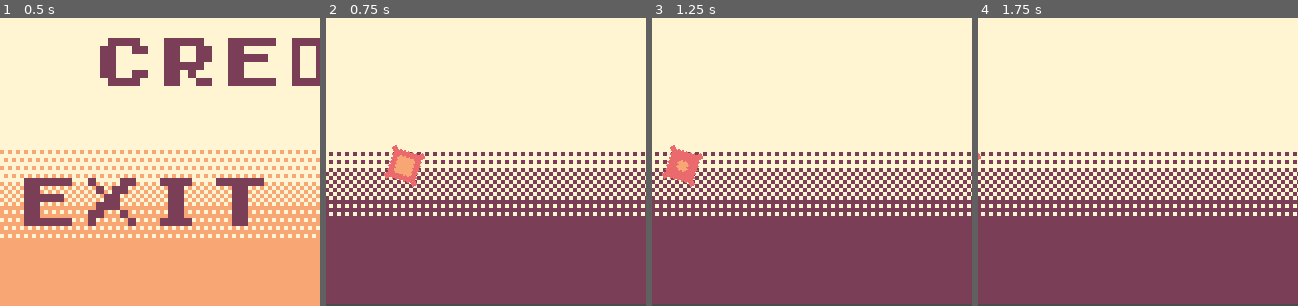
Above: before the commit, frames 1-4 (left to right).
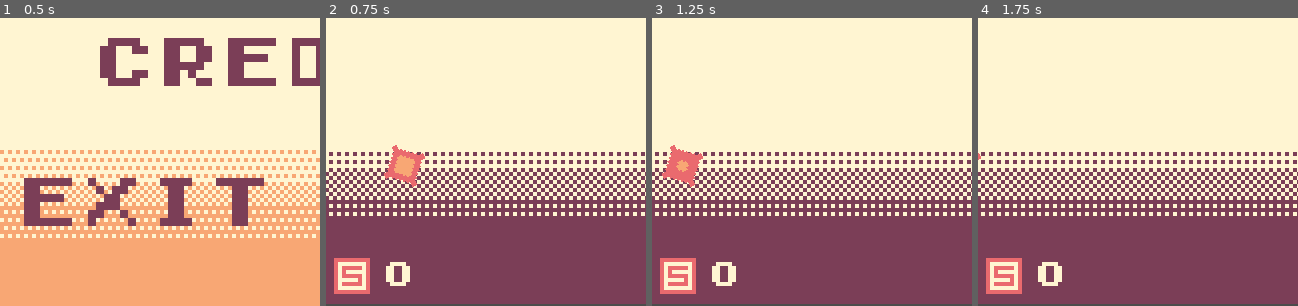
Above: after the commit, the same moments.

Repository: jdbuenol/ShootEmGB
Game: Godot game, scene res://ShootEmGB.tscn
The game is run twice, just before and just after one commit, with the same random seed, the same clock (stepped at 60 frames per second) and the same inputs.
Inputs:
- Up to frame 1 (0.5 s): no input
- Up to frame 2 (0.75 s): tap Enter (start) at 0.5 s; hold Up (ui_up) from 0.53 s (still down); tap X (basic_attack) at 0.6 s
- Up to frame 3 (1.25 s): keep holding Up (ui_up); tap C (special_attack) at 0.8 s
- Up to frame 4 (1.75 s): release Up (ui_up) at 1.28 s; hold Down (ui_down) from 1.28 s (still down); tap C (special_attack) at 1.35 s; tap Enter (start) at 1.55 s
The pictures show only the part of the screen within x 1-51%, y 50-100%; the shares and areas given below are measured in that part.

Frame 1 is identical in both runs. In frame 2, 1.8% of the frame differs, in the area x 2-27%, y 83-96%; in frame 3, 1.8%; in frame 4, 1.8%.

Commit message:
upgrades

Diff:
--- a/enemies/big_enemy_ship.gd
+++ b/enemies/big_enemy_ship.gd
@@ -7,6 +7,10 @@
 var flashing : int = 0
 
 const ENEMY_BULLET : PackedScene = preload("res://enemies/enemy_bullet.tscn")
+const LASER_UPGRADE : PackedScene = preload("res://upgrades/laser_upgrade.tscn")
+const SUPER_UPGRADE : PackedScene = preload("res://upgrades/super_upgrade.tscn")
+
+var upgrades : Array = [LASER_UPGRADE, SUPER_UPGRADE]
 
 # Called when the node enters the scene tree for the first time.
 func _ready():
@@ -44,6 +48,8 @@
 			$Sprite.queue_free()
 			$VisibilityNotifier2D.queue_free()
 			$AttackTimer.queue_free()
+			if rand_range(0, 1) > 0.5:
+				call_deferred("drop_upgrade")
 			$CollisionShape2D.queue_free()
 			$Particles2D.queue_free()
 			$AnimationPlayer2.play("death")
@@ -79,3 +85,9 @@
 # too much time in screen is dead
 func _on_screenTimer_timeout():
 	queue_free()
+
+# Drops a laser upgrade or a bomb
+func drop_upgrade():
+	var upgrade : Area2D = upgrades[int(rand_range(0, upgrades.size()))].instance()
+	get_parent().add_child(upgrade)
+	upgrade.global_position = global_position
--- a/enemies/enemy_ship.gd
+++ b/enemies/enemy_ship.gd
@@ -4,6 +4,10 @@
 var rng : int = 0
 
 const ENEMY_BULLET : PackedScene = preload("res://enemies/enemy_bullet.tscn")
+const LASER_UPGRADE : PackedScene = preload("res://upgrades/laser_upgrade.tscn")
+const SUPER_UPGRADE : PackedScene = preload("res://upgrades/super_upgrade.tscn")
+
+var upgrades : Array = [LASER_UPGRADE, SUPER_UPGRADE]
 
 # Called when the node enters the scene tree for the first time.
 func _ready():
@@ -33,9 +37,12 @@
 	$Sprite.queue_free()
 	$AttackTimer.queue_free()
 	$VisibilityNotifier2D.queue_free()
+	if rand_range(0, 1) > 0.5:
+		call_deferred("drop_upgrade")
 	$CollisionShape2D.queue_free()
 	$Particles2D.queue_free()
 	$AnimationPlayer2.play("death")
+
 
 #queue free when animation of death ends
 func _on_AnimationPlayer2_animation_finished(anim_name):
@@ -60,3 +67,9 @@
 # Too much time in screen is dead
 func _on_screenTimer_timeout():
 	queue_free()
+
+# Drops a laser upgrade or a bomb
+func drop_upgrade():
+	var upgrade : Area2D = upgrades[int(rand_range(0, upgrades.size()))].instance()
+	get_parent().add_child(upgrade)
+	upgrade.global_position = global_position
--- a/ship/ship.gd
+++ b/ship/ship.gd
@@ -10,11 +10,15 @@
 var enemies : Array = [ENEMY_SHIP, BIG_ENEMY_SHIP, ENEMY_ASTEROID]
 var velocity : Vector2 = Vector2()
 var attack : bool = false
+var triple_laser : bool = false
+var super_counter : int = 0
+var super_cooldown : bool = false
 
 # Called when the node enters the scene tree for the first time.
 func _ready():
 	randomize()
 	$AnimationPlayer.play("default")
+	$CanvasLayer/Label.add_color_override("font_color", get_parent().ice_cream)
 
 # This executes every frame
 func _physics_process(_delta):
@@ -27,7 +31,18 @@
 
 	if Input.is_action_just_pressed("basic_attack"):
 		if !attack:
-			basic_attack()
+			if triple_laser:
+				upgraded_attack()
+			else:
+				basic_attack()
+
+	if Input.is_action_just_pressed("special_attack"):
+		if !super_cooldown and super_counter > 0:
+			super_cooldown = true
+			get_parent().bomb()
+			super_counter -= 1
+			$CanvasLayer/Label.text = str(super_counter)
+
 	velocity.x = SPEED * 2
 # warning-ignore:return_value_discarded
 	move_and_slide(velocity)
@@ -50,6 +65,17 @@
 	get_parent().add_child(bullet)
 	bullet.global_position = $bullet.global_position
 
+#upgraded attack
+func upgraded_attack():
+	$AnimationPlayer2.play("attack")
+	attack = true
+	$AttackTimer.start()
+	for x in range(0, 3):
+		var bullet : Area2D = BULLET.instance()
+		get_parent().add_child(bullet)
+		bullet.global_position = $bullet.global_position
+		bullet.global_position.y = bullet.global_position.y + 4 - 4*x
+
 #Can attack again
 func _on_AttackTimer_timeout():
 	attack = false
@@ -65,3 +91,21 @@
 func get_hurt():
 	get_parent().game_over()
 	queue_free()
+
+#When get the laser upgrade
+func upgrade_laser():
+	triple_laser = true
+	$TripleLaser.start()
+
+#Laser upgrade time off
+func _on_TripleLaser_timeout():
+	triple_laser = false
+
+#add one to the super counter
+func get_super():
+	super_counter += 1
+	$CanvasLayer/Label.text = str(super_counter)
+
+#Can use the super again
+func _on_superTimer_timeout():
+	super_cooldown = false
--- a/ship/ship.tscn
+++ b/ship/ship.tscn
@@ -1,8 +1,10 @@
-[gd_scene load_steps=7 format=2]
+[gd_scene load_steps=10 format=2]
 
 [ext_resource path="res://assets/ship/ship_attack.png" type="Texture" id=1]
 [ext_resource path="res://assets/ship/ship_fuel.png" type="Texture" id=2]
 [ext_resource path="res://ship/ship.gd" type="Script" id=3]
+[ext_resource path="res://Early GameBoy.ttf" type="DynamicFontData" id=4]
+[ext_resource path="res://assets/upgrades/bomb_upgrade.png" type="Texture" id=5]
 
 [sub_resource type="RectangleShape2D" id=1]
 extents = Vector2( 6.0378, 6.34674 )
@@ -39,6 +41,9 @@
 "update": 1,
 "values": [ 0, 1, 2 ]
 }
+
+[sub_resource type="DynamicFont" id=4]
+font_data = ExtResource( 4 )
 
 [node name="ship" type="KinematicBody2D"]
 script = ExtResource( 3 )
@@ -80,5 +85,33 @@
 [node name="spawnEnemy" type="Timer" parent="."]
 wait_time = 3.0
 autostart = true
+
+[node name="TripleLaser" type="Timer" parent="."]
+wait_time = 10.0
+one_shot = true
+
+[node name="CanvasLayer" type="CanvasLayer" parent="."]
+
+[node name="Sprite" type="Sprite" parent="CanvasLayer"]
+position = Vector2( 7.55952, 136.386 )
+texture = ExtResource( 5 )
+
+[node name="Label" type="Label" parent="CanvasLayer"]
+margin_left = 16.2996
+margin_top = 131.0
+margin_right = 296.3
+margin_bottom = 151.0
+rect_scale = Vector2( 0.5, 0.5 )
+custom_fonts/font = SubResource( 4 )
+text = "0"
+valign = 1
+__meta__ = {
+"_edit_use_anchors_": false
+}
+
+[node name="superTimer" type="Timer" parent="."]
+one_shot = true
 [connection signal="timeout" from="AttackTimer" to="." method="_on_AttackTimer_timeout"]
 [connection signal="timeout" from="spawnEnemy" to="." method="_on_spawnEnemy_timeout"]
+[connection signal="timeout" from="TripleLaser" to="." method="_on_TripleLaser_timeout"]
+[connection signal="timeout" from="superTimer" to="." method="_on_superTimer_timeout"]
--- a/testing_scene.gd
+++ b/testing_scene.gd
@@ -52,3 +52,9 @@
 #If player loses
 func game_over():
 	$AudioStreamPlayer.queue_free()
+
+#bomb
+func bomb():
+	for x in get_children():
+		if "enemy" in x.name:
+			x.get_hurt()
--- /dev/null
+++ b/upgrades/laser_upgrade.gd
@@ -0,0 +1,11 @@
+extends Area2D
+
+#this executes every frame
+func _physics_process(_delta):
+	position.x += 1
+
+#When the ship get the upgrade
+func _on_laser_upgrade_body_entered(body):
+	if body.name == "ship":
+		body.upgrade_laser()
+		queue_free()
--- /dev/null
+++ b/upgrades/laser_upgrade.tscn
@@ -0,0 +1,17 @@
+[gd_scene load_steps=4 format=2]
+
+[ext_resource path="res://assets/upgrades/laser_upgrade.png" type="Texture" id=1]
+[ext_resource path="res://upgrades/laser_upgrade.gd" type="Script" id=2]
+
+[sub_resource type="RectangleShape2D" id=1]
+extents = Vector2( 4, 4 )
+
+[node name="laser_upgrade" type="Area2D"]
+script = ExtResource( 2 )
+
+[node name="Sprite" type="Sprite" parent="."]
+texture = ExtResource( 1 )
+
+[node name="CollisionShape2D" type="CollisionShape2D" parent="."]
+shape = SubResource( 1 )
+[connection signal="body_entered" from="." to="." method="_on_laser_upgrade_body_entered"]
--- /dev/null
+++ b/upgrades/super_upgrade.gd
@@ -0,0 +1,11 @@
+extends Area2D
+
+#this executes every frame
+func _physics_process(_delta):
+	position.x += 1
+
+#When the ship touches the upgrade
+func _on_super_upgrade_body_entered(body):
+	if body.name == "ship":
+		body.get_super()
+		queue_free()
--- /dev/null
+++ b/upgrades/super_upgrade.tscn
@@ -0,0 +1,17 @@
+[gd_scene load_steps=4 format=2]
+
+[ext_resource path="res://assets/upgrades/bomb_upgrade.png" type="Texture" id=1]
+[ext_resource path="res://upgrades/super_upgrade.gd" type="Script" id=2]
+
+[sub_resource type="RectangleShape2D" id=1]
+extents = Vector2( 4.62392, 4.52815 )
+
+[node name="super_upgrade" type="Area2D"]
+script = ExtResource( 2 )
+
+[node name="Sprite" type="Sprite" parent="."]
+texture = ExtResource( 1 )
+
+[node name="CollisionShape2D" type="CollisionShape2D" parent="."]
+shape = SubResource( 1 )
+[connection signal="body_entered" from="." to="." method="_on_super_upgrade_body_entered"]
